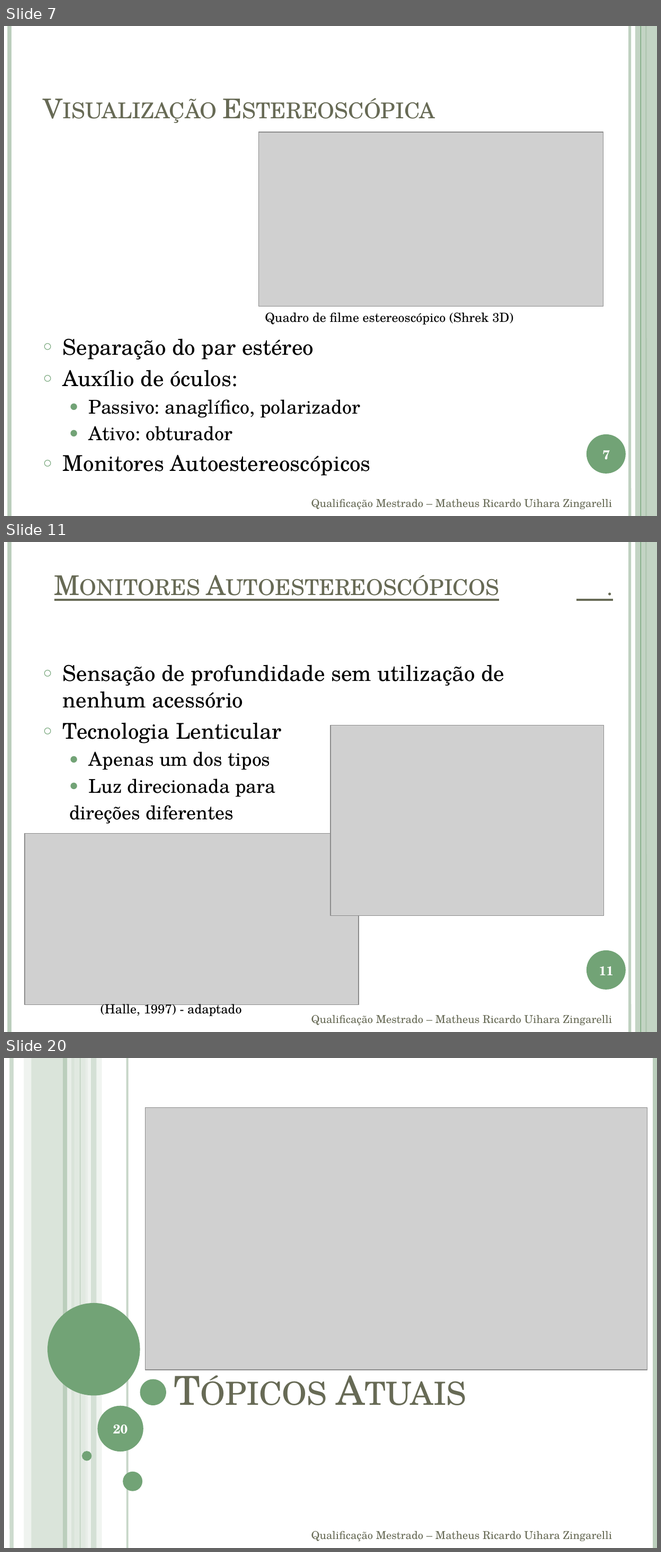
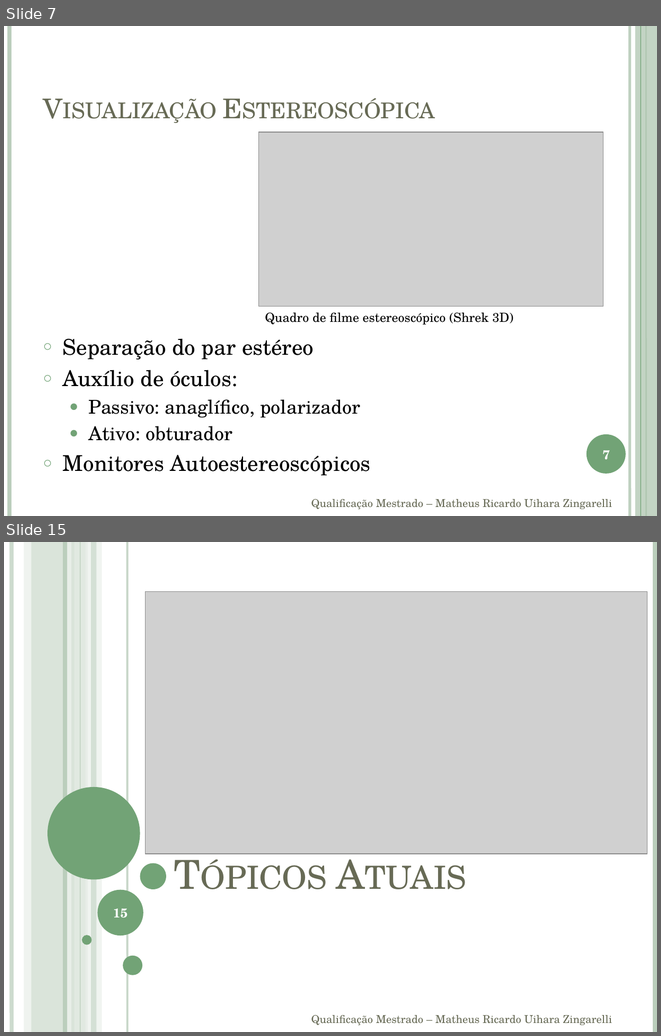
Before and after one commit to andrecurvello/tests-zingarelli, a slide deck: 1-Meus-Artigos/Qualificacao/apresentação.pptx. Shown one above the other, each under a label of ours: slides 7, 11 and 20 before the commit, slides 7 and 15 after it; the slides between them are not shown. The pictures are 661x1552 and 661x1036 pixels, drawn with LibreOffice and Linux fonts; fonts in the diff are those of the drawing; grey boxes stand for pictures. Boxes give left, top, right and bottom in pixels: in the first picture for what was removed or moved away, otherwise in the second. Text is boxed around its words. In the diff, an @@ line names an element or a change of style, - is before the commit and + after.

Commit message:
Mestrado - apresentação da quali  - conteúdo de visualização estereoscópica e início do conteúdo de codificação
- Adição de pdf de curso sobre latex

```diff
--- a/1-Meus-Artigos/Qualificacao/apresentação.pptx
+++ b/1-Meus-Artigos/Qualificacao/apresentação.pptx
@@ slide 11 removed at bbox=[4, 542, 657, 1032], background #FFFFFF; not listed: 6 template elements that a slide beside it also shows @@
@@ text removed at bbox=[49, 565, 634, 647] @@
-Monitores Autoestereoscópicos .
@@ text removed at bbox=[63, 664, 504, 823] @@
-○ Sensação de profundidade sem utilização de nenhum acessório
-○ Tecnologia Lenticular
-  ● Apenas um dos tipos
-  ● Luz direcionada para
-  direções diferentes
@@ picture removed at bbox=[330, 725, 604, 916] @@
@@ picture removed at bbox=[25, 833, 359, 1004] @@
@@ page number removed at bbox=[599, 966, 614, 975] @@
-11
@@ text removed at bbox=[100, 1001, 241, 1016] @@
-(Halle, 1997) - adaptado
@@ text removed at bbox=[311, 1015, 612, 1025] @@
-Qualificação Mestrado – Matheus Ricardo Uihara Zingarelli
@@ what was slide 20 is now slide 15 @@
@@ page number at bbox=[113, 908, 128, 918]: text changed @@
-20
+15
```
Also in this commit, not shown: 5 slides changed, 2 slides added, 6 other slides removed, 1 other file.
